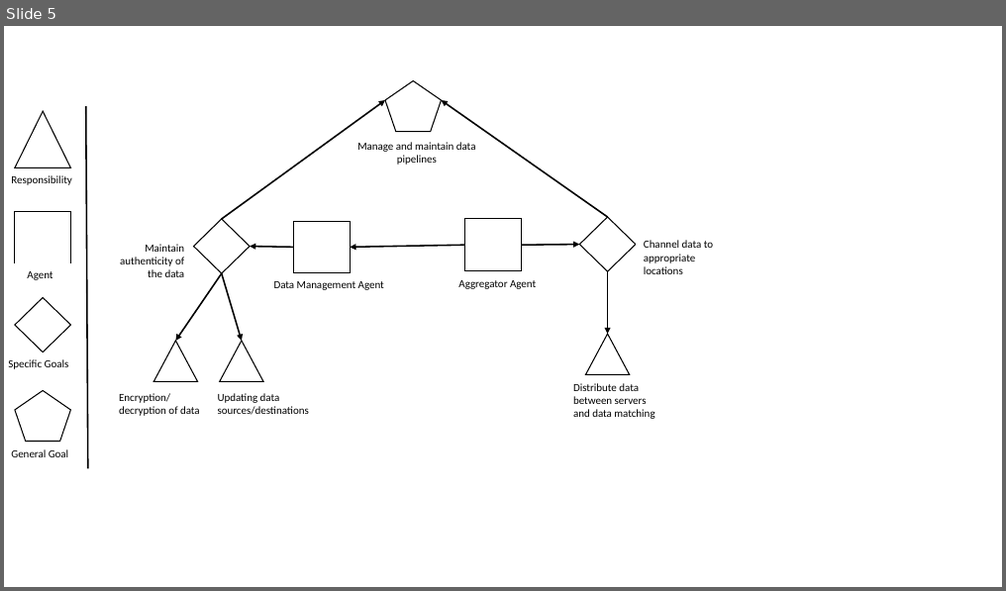
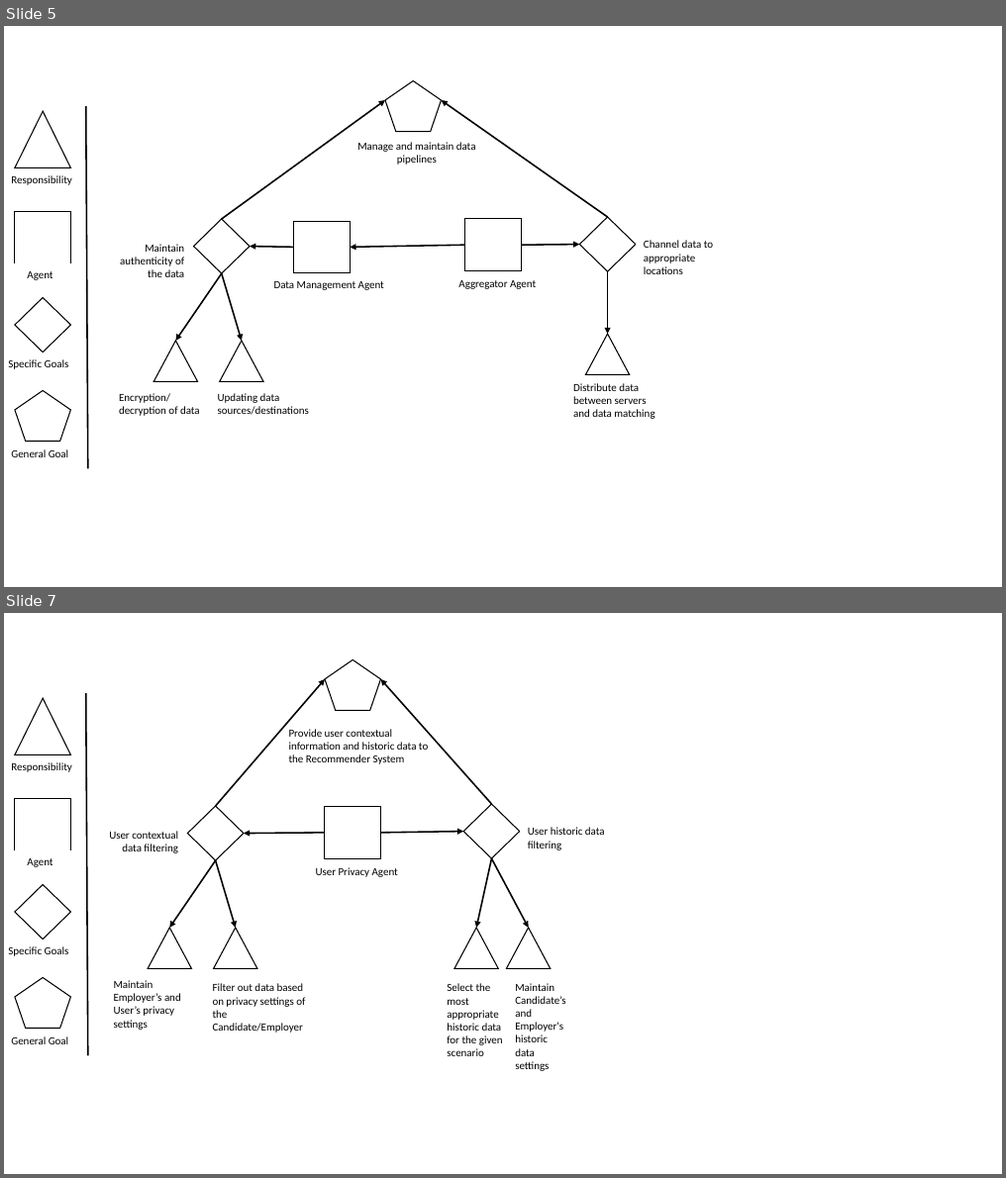
Before and after one commit to zxingz/Thesis, a slide deck: Risk Models.pptx. Shown one above the other, each under a label of ours: slide 5 before the commit, slides 5 and 7 after it; the slides between them are not shown. The pictures are 1006x591 and 1006x1178 pixels, drawn with LibreOffice and Linux fonts; fonts in the diff are those of the drawing. Boxes give left, top, right and bottom in pixels: in the first picture for what was removed or moved away, otherwise in the second. Text is boxed around its words. In the diff, an @@ line names an element or a change of style, - is before the commit and + after.

```diff
--- a/Risk Models.pptx
+++ b/Risk Models.pptx
@@ slide 7 added at box(4, 613, 1002, 1174), background #FFFFFF @@
@@ pentagon added at box(325, 661, 381, 711), fill #FFFFFF, outline #000000 1 pt @@
@@ triangle added at box(15, 698, 70, 756), fill #FFFFFF, outline #000000 1 pt @@
@@ line added from (85, 693) to (88, 1057), #000000 1.5 pt @@
@@ arrow added from (216, 806) to (325, 679), #000000 1.5 pt @@
@@ arrow added from (491, 804) to (380, 679), #000000 1.5 pt @@
@@ rectangle added at box(282, 722, 447, 769), outline #FFFFFF 0.75 pt, 10.5 pt, text #000000 @@
+Provide user contextual information and historic data to the Recommender System
@@ rectangle added at box(4, 756, 83, 777), outline #FFFFFF 0.75 pt, 10.5 pt, text #000000 @@
+Responsibility
@@ rectangle added at box(15, 799, 70, 851), fill #FFFFFF, outline #000000 1 pt @@
@@ diamond added at box(187, 806, 244, 861), fill #FFFFFF, outline #000000 1 pt @@
@@ rectangle added at box(325, 807, 381, 859), fill #FFFFFF, outline #000000 1 pt @@
@@ diamond added at box(463, 804, 520, 859), fill #FFFFFF, outline #000000 1 pt @@
@@ rectangle added at box(98, 825, 186, 859), outline #FFFFFF 0.75 pt, 10.5 pt, text #000000 @@
+User contextual data filtering
@@ arrow added from (325, 833) to (244, 833), #000000 1.5 pt @@
@@ arrow added from (380, 833) to (463, 832), #000000 1.5 pt @@
@@ rectangle added at box(521, 821, 621, 855), outline #FFFFFF 0.75 pt, 10.5 pt, text #000000 @@
+User historic data filtering
@@ rectangle added at box(4, 852, 84, 873), outline #FFFFFF 0.75 pt, 10.5 pt, text #000000 @@
+Agent
@@ arrow added from (216, 861) to (169, 928), #000000 1.5 pt @@
@@ arrow added from (216, 861) to (236, 928), #000000 1.5 pt @@
@@ rectangle added at box(308, 861, 415, 882), outline #FFFFFF 0.75 pt, 10.5 pt, text #000000 @@
+User Privacy Agent
@@ arrow added from (491, 859) to (476, 928), #000000 1.5 pt @@
@@ arrow added from (491, 859) to (529, 928), #000000 1.5 pt @@
@@ diamond added at box(15, 884, 70, 940), fill #FFFFFF, outline #000000 1 pt @@
@@ triangle added at box(148, 928, 192, 968), fill #FFFFFF, outline #000000 1 pt @@
@@ triangle added at box(214, 928, 257, 968), fill #FFFFFF, outline #000000 1 pt @@
@@ triangle added at box(454, 928, 499, 969), fill #FFFFFF, outline #000000 1 pt @@
@@ triangle added at box(506, 928, 550, 968), fill #FFFFFF, outline #000000 1 pt @@
@@ rectangle added at box(4, 941, 80, 961), outline #FFFFFF 0.75 pt, 10.5 pt, text #000000 @@
+Specific Goals
@@ pentagon added at box(15, 977, 70, 1029), fill #FFFFFF, outline #000000 1 pt @@
@@ rectangle added at box(106, 973, 206, 1035), outline #FFFFFF 0.75 pt, 10.5 pt, text #000000 @@
+Maintain Employer’s and User’s privacy settings
@@ rectangle added at box(205, 977, 314, 1039), outline #FFFFFF 0.75 pt, 10.5 pt, text #000000 @@
+Filter out data based on privacy settings of the Candidate/Employer
@@ rectangle added at box(440, 977, 512, 1064), outline #FFFFFF 0.75 pt, 10.5 pt, text #000000 @@
+Select the most appropriate historic data for the given scenario
@@ rectangle added at box(508, 977, 576, 1077), outline #FFFFFF 0.75 pt, 10.5 pt, text #000000 @@
+Maintain Candidate’s and Employer's historic data settings
@@ rectangle added at box(4, 1031, 83, 1053), outline #FFFFFF 0.75 pt, 10.5 pt, text #000000 @@
+General Goal
```
Also in this commit, not shown: 1 slide changed, 5 other slides added, 11 other files.
